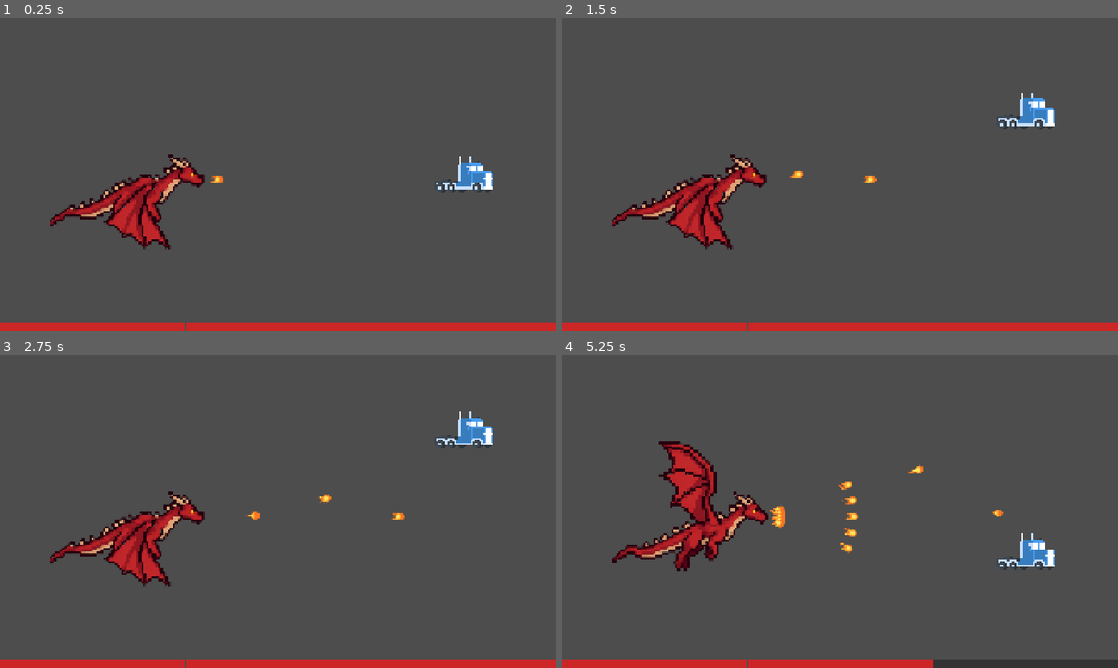
Above: before the commit, frames 1-4 (two rows, left to right).
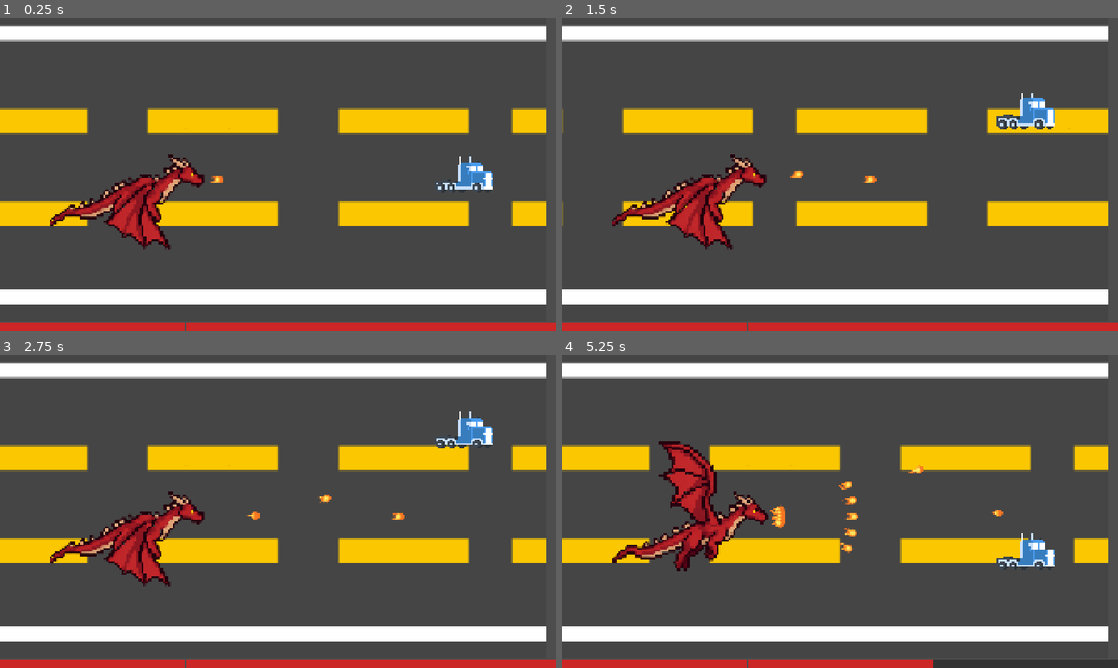
Above: after the commit, the same moments.

Repository: kickofline/riding-shotgun
Game: Godot game, scene res://game.tscn
Same seed, same stepped clock (60 frames per second), same inputs: the game is played once before the commit and once after it.
Inputs:
- Up to frame 1 (0.25 s): no input
- Up to frame 2 (1.5 s): tap Enter (ui_accept) at 0.5, 0.77 s; hold Up (move_up) 0.53-1.28 s; hold Down (move_down) from 1.28 s (still down)
- Up to frame 3 (2.75 s): tap Enter (ui_accept) at 1.52 s; release Down (move_down) at 2.03 s; hold Up (move_up) from 2.03 s (still down)
- Up to frame 4 (5.25 s): tap Enter (ui_accept) at 3.02, 3.77, 4.52 s; release Up (move_up) at 3.53 s; hold Down (move_down) from 3.53 s (still down)

The runs differ from the first frame. In frame 1, 21% of the frame differs, in the area x 0-99%, y 2-92%; in frame 2, 20%; in frame 3, 21%; in frame 4, 21%.

Commit message:
Added scrolling effect for road

Diff:
--- /dev/null
+++ b/game.gdshader
@@ -0,0 +1,14 @@
+shader_type canvas_item;
+
+void fragment() {
+	vec2 uv = UV;
+    uv.x += TIME * 0.4;
+	uv.x = fract(uv.x);
+    COLOR = texture(TEXTURE, uv);
+	// Called for every pixel the material is visible on.
+}
+
+//void light() {
+//	// Called for every pixel for every light affecting the CanvasItem.
+//	// Uncomment to replace the default light processing function with this one.
+//}
--- a/game.tscn
+++ b/game.tscn
@@ -2,8 +2,13 @@
 
 [ext_resource type="PackedScene" uid="uid://5dw7fx0wda83" path="res://car.tscn" id="1_80nbo"]
 [ext_resource type="PackedScene" uid="uid://buwspj7bk8kpe" path="res://monster.tscn" id="2_e2o6t"]
-[ext_resource type="PackedScene" path="res://health_bar.tscn" id="3_hbar"]
+[ext_resource type="PackedScene" uid="uid://d1qmkjevp5r8q" path="res://health_bar.tscn" id="3_hbar"]
 [ext_resource type="PackedScene" path="res://game_over.tscn" id="4_over"]
+[ext_resource type="Shader" uid="uid://bkk76evm0tsri" path="res://game.gdshader" id="5_ryrav"]
+[ext_resource type="Texture2D" uid="uid://ltq3011tboq8" path="res://RoadTexture.png" id="6_ryrav"]
+
+[sub_resource type="ShaderMaterial" id="ShaderMaterial_eow3j"]
+shader = ExtResource("5_ryrav")
 
 [node name="Game" type="Node2D" unique_id=358935890]
 
@@ -13,4 +18,20 @@
 
 [node name="HealthBar" parent="." unique_id=26715792 instance=ExtResource("3_hbar")]
 
-[node name="GameOver" parent="." instance=ExtResource("4_over")]
+[node name="GameOver" parent="." unique_id=1673223422 instance=ExtResource("4_over")]
+
+[node name="TextureRect" type="TextureRect" parent="." unique_id=677530180]
+z_index = -10
+texture_filter = 2
+material = SubResource("ShaderMaterial_eow3j")
+anchors_preset = 15
+anchor_right = 1.0
+anchor_bottom = 1.0
+offset_left = -32.0
+offset_top = -32.0
+offset_right = 1886.0
+offset_bottom = 1047.0
+grow_horizontal = 2
+grow_vertical = 2
+texture = ExtResource("6_ryrav")
+expand_mode = 1
--- /dev/null
+++ b/road.gd
@@ -0,0 +1,10 @@
+extends TextureRect
+
+# Called when the node enters the scene tree for the first time.
+func _ready() -> void:
+	pass # Replace with function body.
+
+
+# Called every frame. 'delta' is the elapsed time since the previous frame.
+func _process(delta: float) -> void:
+	pass
Binary file added: RoadTexture.png
Not shown, added: game.gdshader.uid
Not shown, added: road.gd.uid
